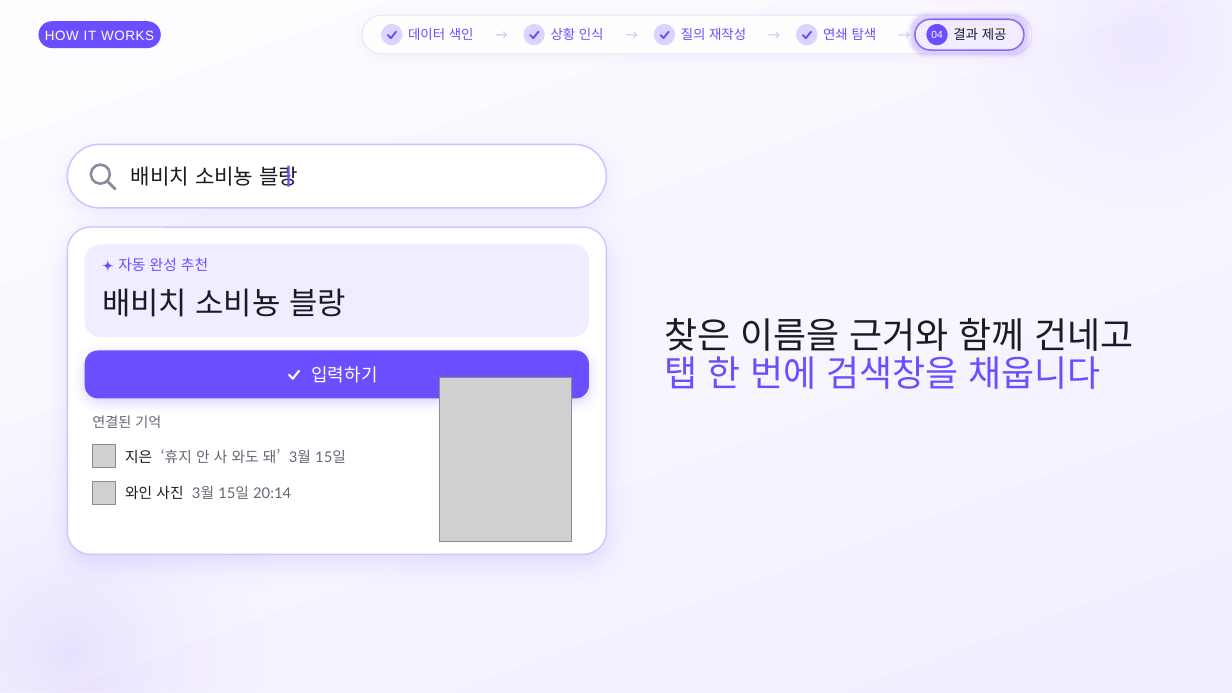
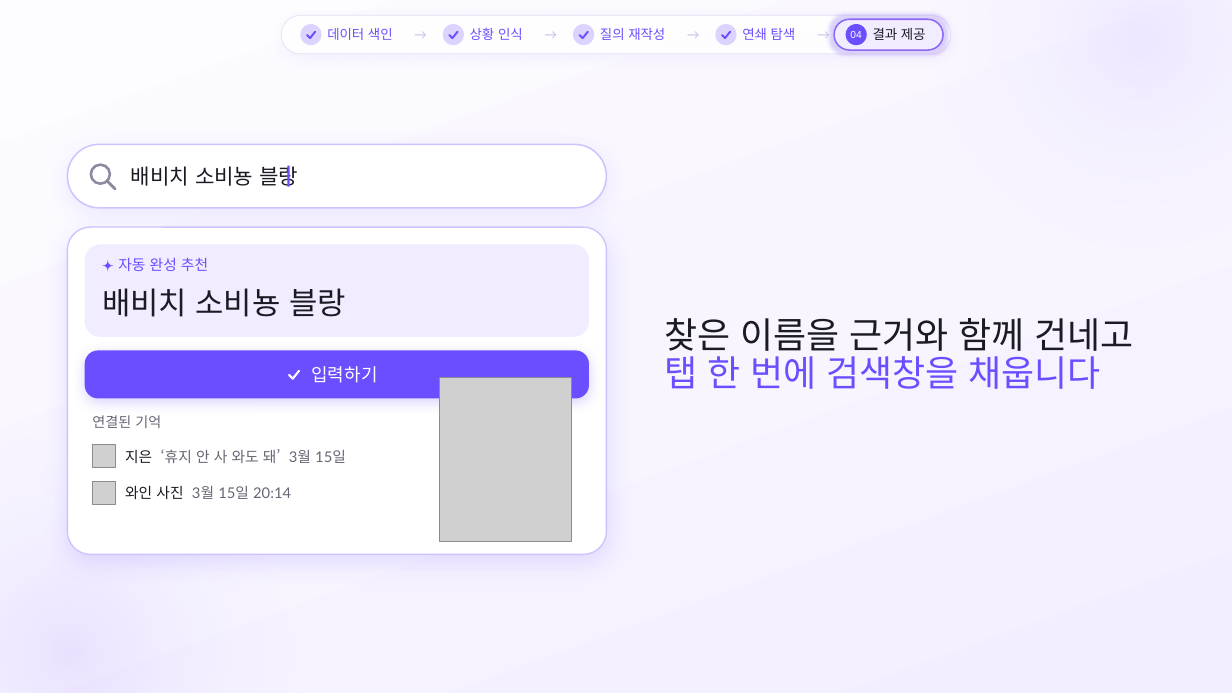
Before and after one commit to SB-Jo/t3, a slide deck: slide 15 of weave/결선준비/09_HowItWorks/HowItWorks_Argon.pptx. Drawn at 1232x693 pixels with LibreOffice and Linux fonts; fonts in the diff are those of the drawing; grey boxes stand for pictures. Boxes give left, top, right and bottom in pixels: in the first picture for what was removed or moved away, otherwise in the second. Text is boxed around its words. In the diff, an @@ line names an element or a change of style, - is before the commit and + after.

```diff
--- a/weave/결선준비/09_HowItWorks/HowItWorks_Argon.pptx
+++ b/weave/결선준비/09_HowItWorks/HowItWorks_Argon.pptx
@@ rounded rectangle removed at [39, 21, 161, 48] @@
-HOW IT WORKS
@@ ellipse: place and size @@
-ellipse at [797, 24, 818, 45]
+ellipse at [300, 24, 322, 45]
@@ text "→": place and size @@
-text "→" at [894, 16, 915, 55]
+text "→" at [410, 16, 432, 55]
@@ 2 ellipses, 1 text: place and size @@
-2 ellipses, 1 text at [382, 16, 676, 55]
+2 ellipses, 1 text at [443, 16, 737, 55]
@@ 2 texts, 1 ellipse: place and size @@
-2 texts, 1 ellipse at [491, 16, 785, 55]
+2 texts, 1 ellipse at [541, 16, 835, 55]
@@ 6 texts, 2 rounded rectangles, 1 ellipse: place and size @@
-6 texts, 2 rounded rectangles, 1 ellipse at [362, 16, 1032, 55]
+6 texts, 2 rounded rectangles, 1 ellipse at [281, 16, 951, 55]
@@ freeform shape added at [307, 35, 310, 38], outline #6B4EFF 1.5 pt @@
@@ freeform shape: place and size @@
-freeform shape at [388, 35, 391, 38]
+freeform shape at [311, 31, 316, 38]
@@ freeform shape: place and size @@
-freeform shape at [391, 31, 396, 38]
+freeform shape at [449, 35, 452, 38]
@@ freeform shape: place and size @@
-freeform shape at [531, 35, 533, 38]
+freeform shape at [453, 31, 458, 38]
@@ freeform shape: place and size @@
-freeform shape at [533, 31, 539, 38]
+freeform shape at [579, 35, 582, 38]
@@ freeform shape: place and size @@
-freeform shape at [661, 35, 664, 38]
+freeform shape at [583, 31, 589, 38]
@@ freeform shape: place and size @@
-freeform shape at [664, 31, 669, 38]
+freeform shape at [722, 35, 725, 38]
@@ freeform shape: place and size @@
-freeform shape at [803, 35, 806, 38]
+freeform shape at [726, 31, 731, 38]
@@ freeform shape removed at [806, 31, 811, 38] @@
```
Also in this commit, not shown: 25 other slides changed, 9 other files.
